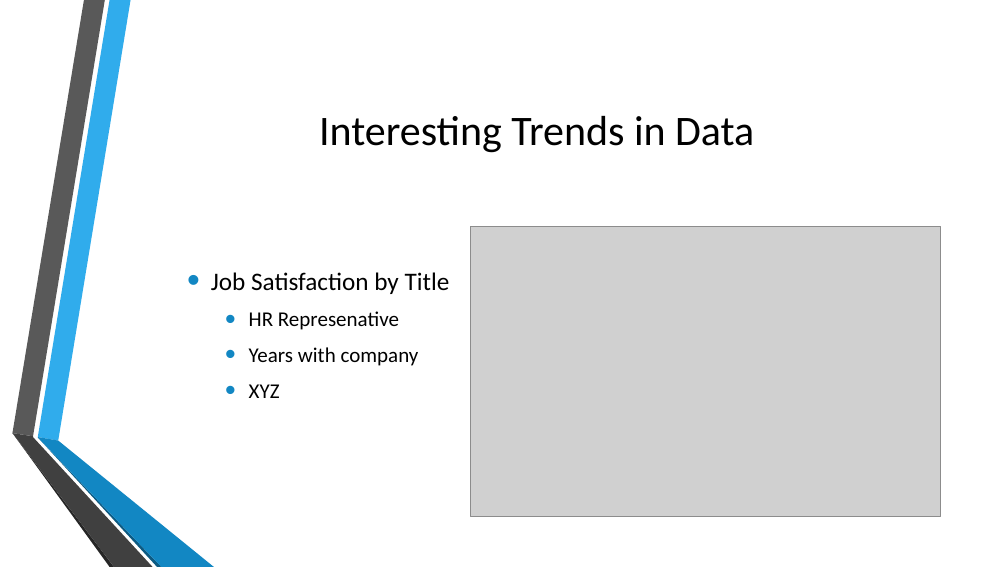
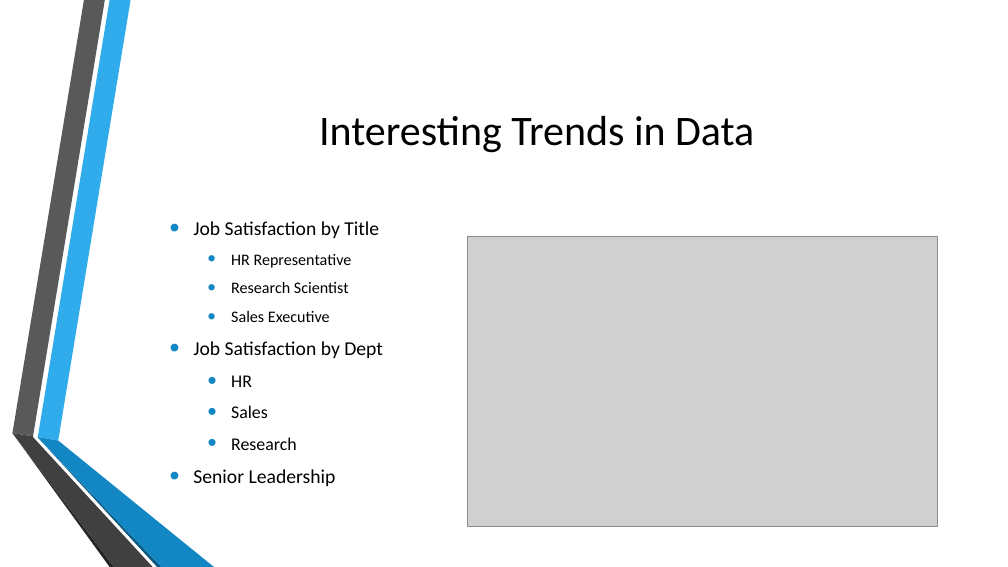
Before and after one commit to jherbaugh/CaseStudy2DDS, a slide deck: slide 7 of DDS Analytics Presentation.pptx (slide 5 before the commit). Drawn at 1008x567 pixels with LibreOffice and Linux fonts; fonts in the diff are those of the drawing; grey boxes stand for pictures. Boxes give left, top, right and bottom in pixels: in the first picture for what was removed or moved away, otherwise in the second. Text is boxed around its words. In the diff, an @@ line names an element or a change of style, - is before the commit and + after.

```diff
--- a/DDS Analytics Presentation.pptx
+++ b/DDS Analytics Presentation.pptx
@@ text "Job Satisfaction by Title": place and size @@
-text "Job Satisfaction by Title" at (211,272,450,398)
+text "Job Satisfaction by Title" at (193,221,383,486)
@@ text at (193,221,379,238): size 24 to 18.7 pt in "Job Satisfaction by Title"; less space between paragraphs @@
@@ picture: place and size @@
-picture at (470,226,941,516)
+picture at (467,236,938,526)
@@ text at (193,254,383,486): text changed; size 20 to 15.3 pt @@
-  • HR Represenative
-  • Years with company
-  • XYZ
+  • HR Representative
+  • Research Scientist
+  • Sales Executive
+• Job Satisfaction by Dept
+  • HR
+  • Sales
+  • Research
+• Senior Leadership
```
Also in this commit, not shown: 11 other slides changed, 3 slides added, 3 slides removed, 2 other files.
